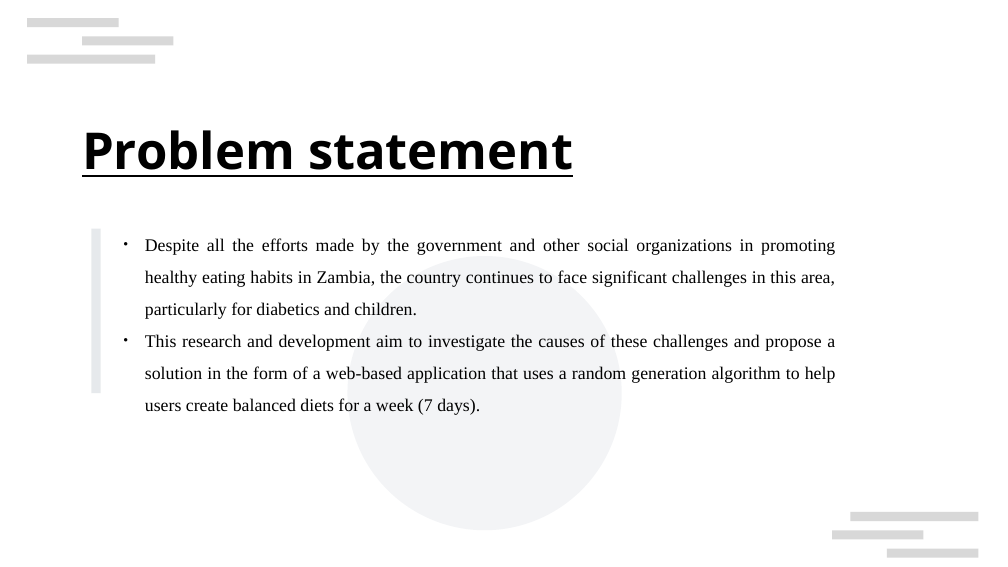
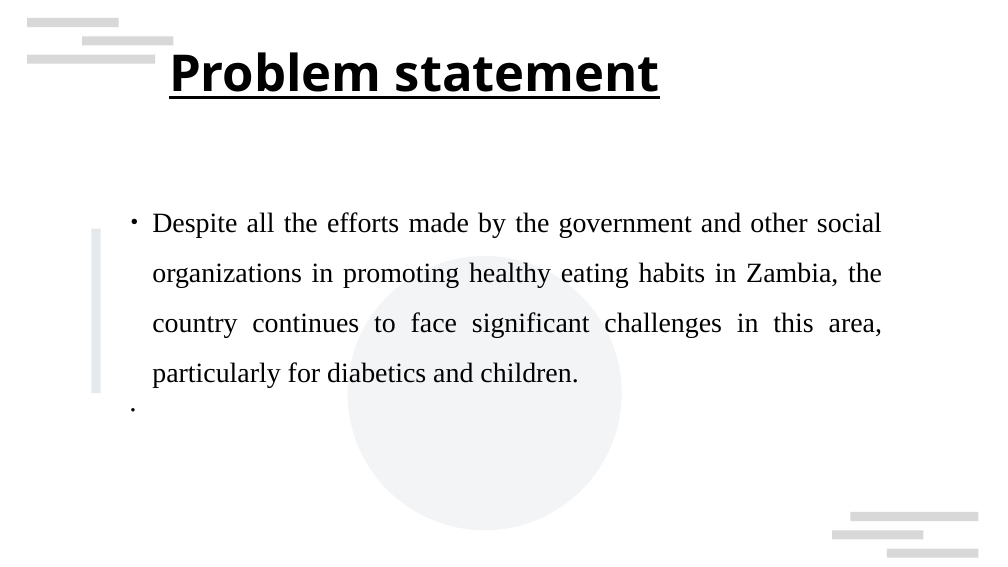
Before and after one commit to Chilanzi-thirt33n/PROJECT-BALANCE, a slide deck: slide 4 of Documentation v0.1/OPEN SOURCE MEAL PLANNER.odp. Drawn at 1008x567 pixels with LibreOffice and Linux fonts; fonts in the diff are those of the drawing; background and template pictures are left out. Boxes give left, top, right and bottom in pixels: in the first picture for what was removed or moved away, otherwise in the second. Text is boxed around its words. In the diff, an @@ line names an element or a change of style, - is before the commit and + after.

Commit message:
keep these safe

```diff
--- a/Documentation v0.1/OPEN SOURCE MEAL PLANNER.odp
+++ b/Documentation v0.1/OPEN SOURCE MEAL PLANNER.odp
@@ text "Problem statement": place and size @@
-text "Problem statement" at (82,130,573,177)
+text "Problem statement" at (169,52,660,99)
@@ text "Despite all the efforts made ...": place and size @@
-text "Despite all the efforts made ..." at (145,238,836,415)
+text "Despite all the efforts made ..." at (152,212,882,388)
@@ text "Despite all the efforts made ..." at (152,212,882,388): size 14 to 22 pt @@
@@ text at (145,334,836,415): paragraph removed @@
-● This research and development aim to investigate the causes of these challenges and propose a solution in the form of a web-based application that uses a random generation algorithm to help users create balanced diets for a week (7 days).
```
Also in this commit, not shown: 1 other slide changed, 1 slide added, 1 slide removed, 1 other file.
